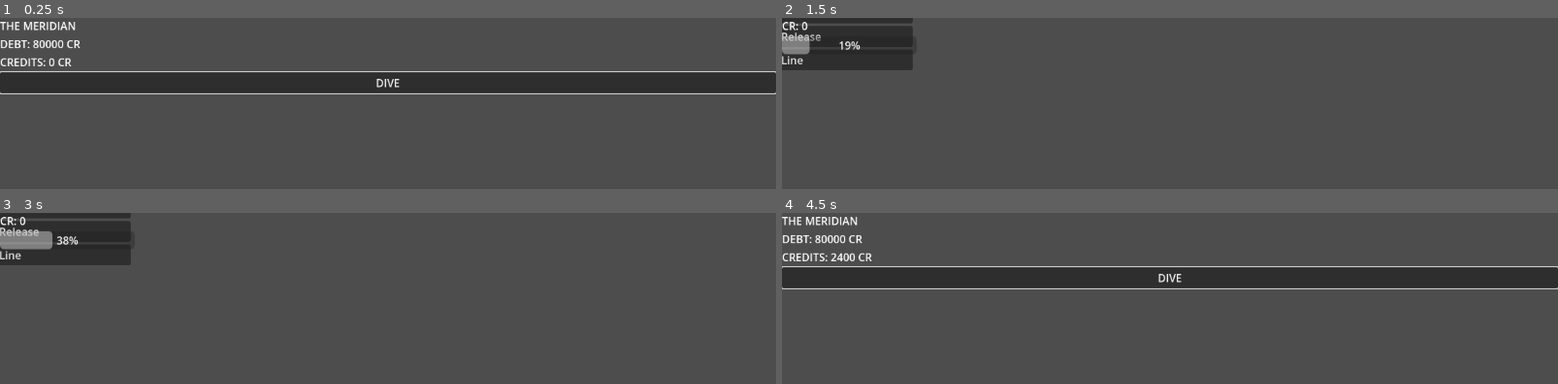
Above: before the commit, frames 1-4 (two rows, left to right).
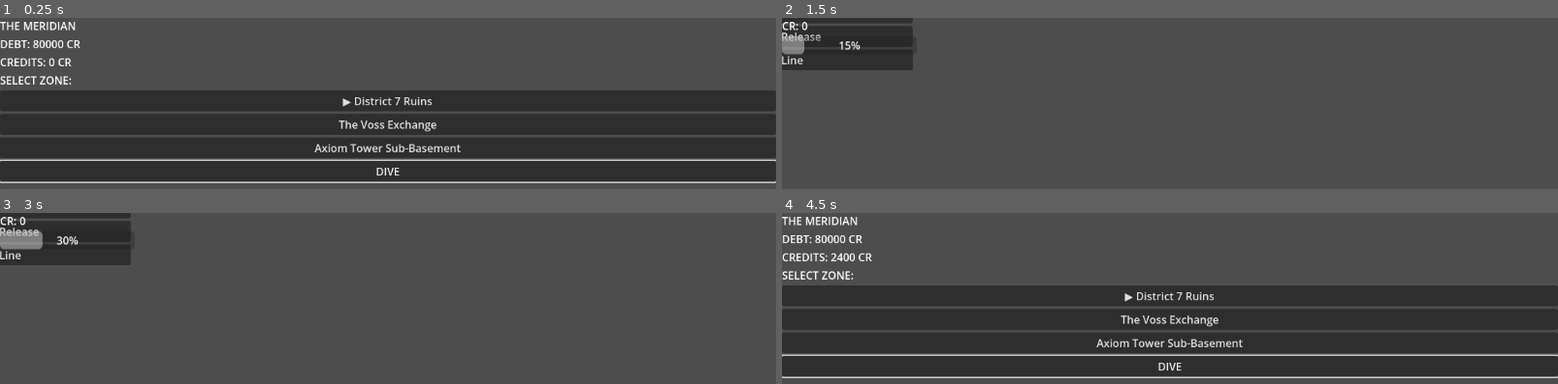
Above: after the commit, the same moments.

Repository: Teeohbee/deadcast
Game: Godot game, scene res://scenes/barge_hub/BargeHub.tscn
Same seed, same stepped clock (60 frames per second), same inputs: the game is played once before the commit and once after it.
Inputs (mouse positions are in pixels of both pictures, inside the frame that each line leads up to):
- Up to frame 1 (0.25 s): no input
- Up to frame 2 (1.5 s): click "DIVE" at 0.5 s; tap Enter at 1.25 s; move the mouse to (outside the picture) at 1.27 s; hold Space (action_reel) from 1.28 s (still down); click (outside the picture) at 1.42 s
- Up to frame 3 (3 s): release Space (action_reel) at 2 s; drag from (outside the picture) to (outside the picture) at 2.02 s; tap Enter at 2.75 s; move the mouse to (465, 334) at 2.77 s; hold Shift from 2.78 s (still down); click (465, 334) at 2.92 s
- Up to frame 4 (4.5 s): release Shift at 3.5 s; tap Space (action_reel) at 3.5 s; drag from (outside the picture) to (937, 365) at 3.52 s; click "RETURN TO BARGE" at 4.25 s

The runs differ from the first frame. In frame 1, 59% of the frame differs, in the area x 0-100%, y 31-97%; in frame 2, 0.1%; in frame 3, 0.2%; in frame 4, 59%.

Commit message:
feat: add zone selector on BargeHub and zone drain in DiveRun
ZoneSelector scene lets player pick district7/exchange/axiom before diving,
highlights the active selection via EventBus.zone_changed. DiveRun now reads
zone, rod stats, and lure effect from GameState instead of hardcoded values,
and applies passive_tension_drain per slot advance.

Diff:
--- a/scenes/barge_hub/BargeHub.tscn
+++ b/scenes/barge_hub/BargeHub.tscn
@@ -1,6 +1,7 @@
-[gd_scene load_steps=2 format=3]
+[gd_scene load_steps=3 format=3]
 
 [ext_resource type="Script" path="res://scenes/barge_hub/BargeHub.gd" id="1_BargeHub"]
+[ext_resource type="PackedScene" path="res://scenes/barge_hub/ZoneSelector.tscn" id="2_zsel"]
 
 [node name="BargeHub" type="Control"]
 layout_mode = 3
@@ -24,5 +25,7 @@
 [node name="CreditsLabel" type="Label" parent="VBoxContainer"]
 text = "CREDITS: 0 CR"
 
+[node name="ZoneSelector" parent="VBoxContainer" instance=ExtResource("2_zsel")]
+
 [node name="DiveButton" type="Button" parent="VBoxContainer"]
 text = "DIVE"
--- /dev/null
+++ b/scenes/barge_hub/ZoneSelector.gd
@@ -0,0 +1,23 @@
+# scenes/barge_hub/ZoneSelector.gd
+extends VBoxContainer
+
+@onready var district7_btn: Button = $District7Button
+@onready var exchange_btn: Button = $ExchangeButton
+@onready var axiom_btn: Button = $AxiomButton
+
+func _ready() -> void:
+	district7_btn.focus_mode = Control.FOCUS_ALL
+	exchange_btn.focus_mode = Control.FOCUS_ALL
+	axiom_btn.focus_mode = Control.FOCUS_ALL
+
+	district7_btn.pressed.connect(func() -> void: GameState.select_zone("district7"))
+	exchange_btn.pressed.connect(func() -> void: GameState.select_zone("exchange"))
+	axiom_btn.pressed.connect(func() -> void: GameState.select_zone("axiom"))
+
+	EventBus.zone_changed.connect(_on_zone_changed)
+	_on_zone_changed(GameState.selected_zone)
+
+func _on_zone_changed(zone_id: String) -> void:
+	district7_btn.text = ("▶ " if zone_id == "district7" else "") + "District 7 Ruins"
+	exchange_btn.text = ("▶ " if zone_id == "exchange" else "") + "The Voss Exchange"
+	axiom_btn.text = ("▶ " if zone_id == "axiom" else "") + "Axiom Tower Sub-Basement"
--- /dev/null
+++ b/scenes/barge_hub/ZoneSelector.tscn
@@ -0,0 +1,18 @@
+[gd_scene load_steps=2 format=3]
+
+[ext_resource type="Script" path="res://scenes/barge_hub/ZoneSelector.gd" id="1_zsel"]
+
+[node name="ZoneSelector" type="VBoxContainer"]
+script = ExtResource("1_zsel")
+
+[node name="ZoneLabel" type="Label" parent="."]
+text = "SELECT ZONE:"
+
+[node name="District7Button" type="Button" parent="."]
+text = "District 7 Ruins"
+
+[node name="ExchangeButton" type="Button" parent="."]
+text = "The Voss Exchange"
+
+[node name="AxiomButton" type="Button" parent="."]
+text = "Axiom Tower Sub-Basement"
--- a/scenes/dive_run/DiveRun.gd
+++ b/scenes/dive_run/DiveRun.gd
@@ -3,14 +3,13 @@
 
 @export var catch_event_scene: PackedScene = preload("res://scenes/dive_run/CatchEvent.tscn")
 @export var fishing_mini_scene: PackedScene = preload("res://scenes/dive_run/FishingMini.tscn")
-@export var zone: String = "district7"
-
 @onready var line_system: LineSystem = $LineSystem
 @onready var catch_container: Control = $CatchContainer
 @onready var hud: HUD = $HUD
 
 var _column: Array[CatchData] = []
 var _current_slot: int = 0
+var _zone_data: ZoneData = null
 var _run_credits: int = 0
 var _snapped: bool = false
 var _current_event: CatchEvent = null
@@ -18,9 +17,18 @@
 func _ready() -> void:
 	line_system.snapped.connect(_on_line_snapped)
 	line_system.tension_updated.connect(func(v: float) -> void: EventBus.tension_changed.emit(v))
-	hud.set_max_tension(line_system.max_tension)
-	_column = CatchPool.generate_column(zone, line_system.corruption)
-	call_deferred("_show_next_catch")
+
+	if GameState.current_rod:
+		line_system.max_tension = GameState.current_rod.tension_cap
+
+	var zone_id = GameState.selected_zone
+	_zone_data = load("res://resources/zones/%s.tres" % zone_id)
+
+	var max_depth = GameState.current_rod.max_depth if GameState.current_rod else 100
+	var lure_effect = GameState.current_lure.effect if GameState.current_lure else LureData.LureEffect.NONE
+	_column = CatchPool.generate_column(zone_id, line_system.corruption, max_depth, lure_effect)
+	await get_tree().process_frame
+	_show_next_catch()
 
 func _show_next_catch() -> void:
 	if _current_slot >= _column.size():
@@ -108,6 +116,8 @@
 func _advance_slot() -> void:
 	for child in catch_container.get_children():
 		child.queue_free()
+	if _zone_data and _zone_data.passive_tension_drain > 0:
+		line_system.apply_tension(_zone_data.passive_tension_drain)
 	_current_slot += 1
 	_show_next_catch()
 
